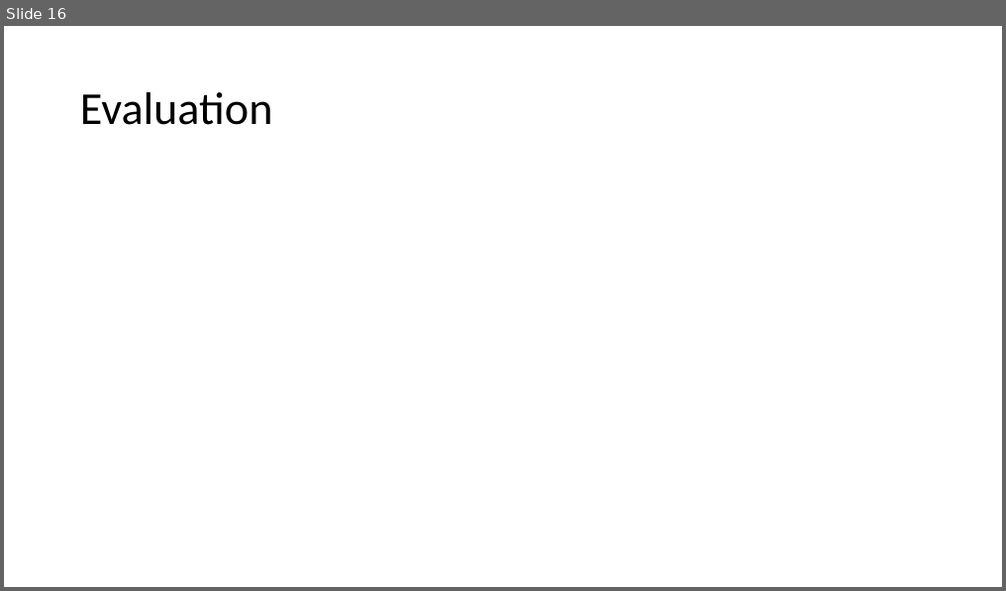
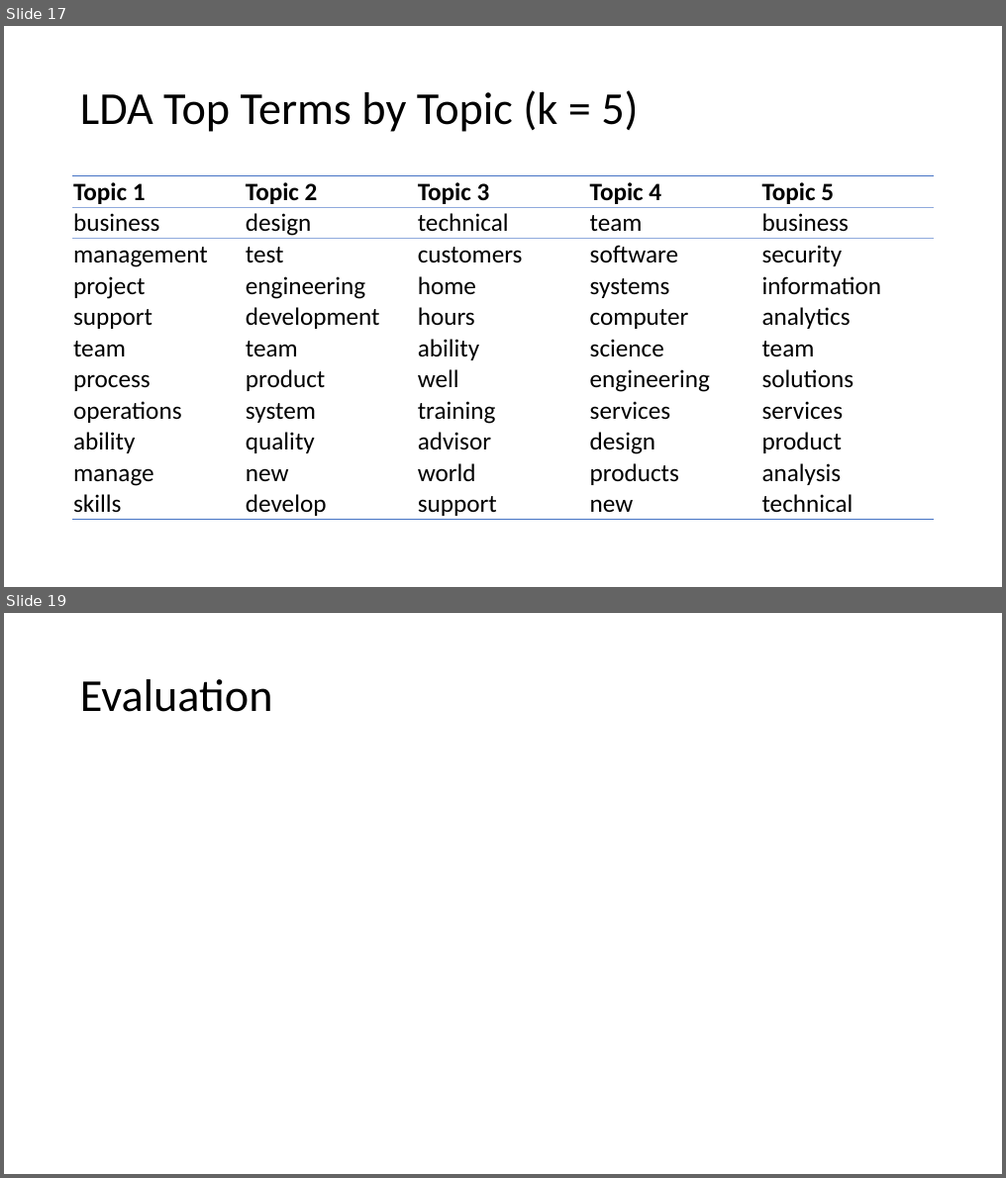
Before and after one commit to adam-sampson/Job_Desc_Text_Analytics, a slide deck: Jobs Analysis.pptx. Shown one above the other, each under a label of ours: slide 16 before the commit, slides 17 and 19 after it; the slides between them are not shown. The pictures are 1006x591 and 1006x1178 pixels, drawn with LibreOffice and Linux fonts; fonts in the diff are those of the drawing. Boxes give left, top, right and bottom in pixels: in the first picture for what was removed or moved away, otherwise in the second. Text is boxed around its words. In the diff, an @@ line names an element or a change of style, - is before the commit and + after.

```diff
--- a/Jobs Analysis.pptx
+++ b/Jobs Analysis.pptx
@@ slide 17 added at <box>4,26,1002,587</box>, background #FFFFFF @@
@@ title added at <box>80,90,638,132</box>, 44 pt, text #000000 @@
+LDA Top Terms by Topic (k = 5)
@@ table added at <box>73,176,934,520</box>, 11 rows, 5 columns @@
+Topic 1 | Topic 2 | Topic 3 | Topic 4 | Topic 5
+business | design | technical | team | business
+management | test | customers | software | security
+project | engineering | home | systems | information
+support | development | hours | computer | analytics
+team | team | ability | science | team
+process | product | well | engineering | solutions
+operations | system | training | services | services
+ability | quality | advisor | design | product
+manage | new | world | products | analysis
+skills | develop | support | new | technical
@@ what was slide 16 is now slide 19 @@
```
Also in this commit, not shown: 2 other slides added.
